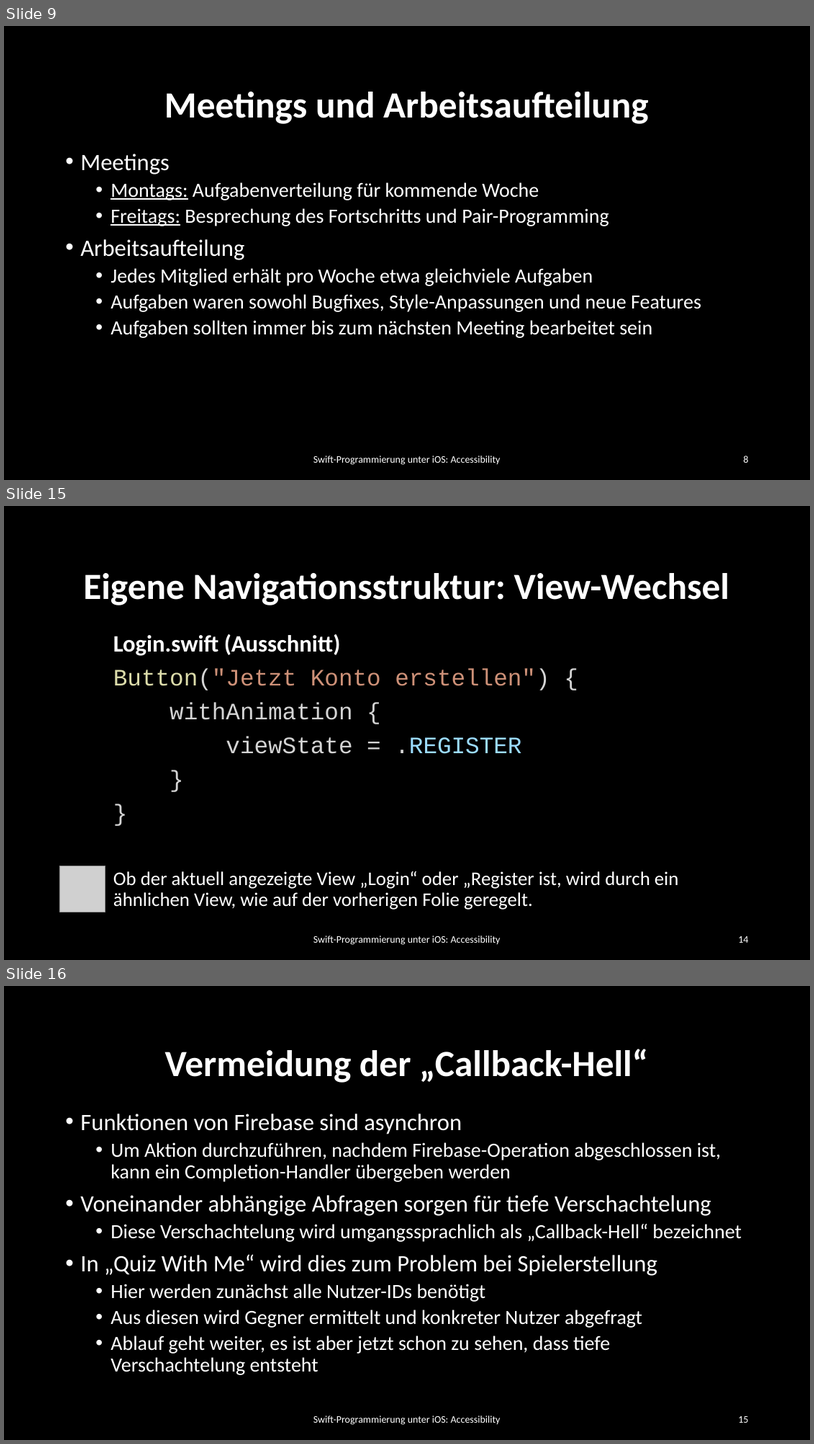
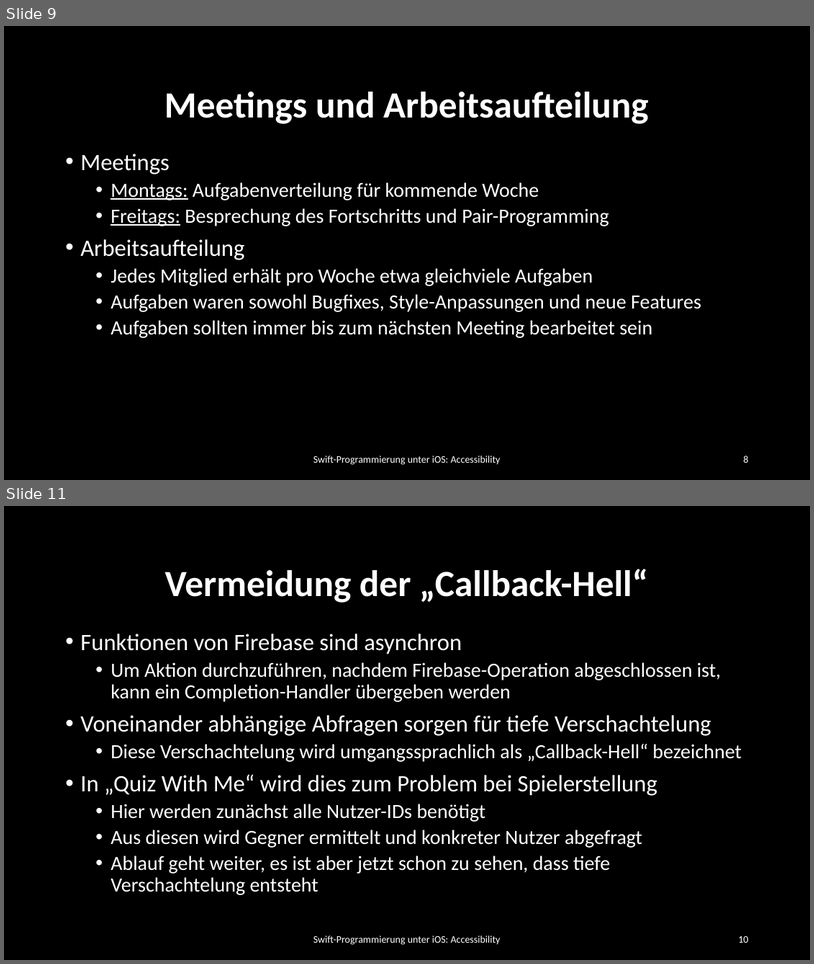
Before and after one commit to dspengler99/Quiz-With-Me, a slide deck: Präsentation/Quiz With Me.pptx. Shown one above the other, each under a label of ours: slides 9, 15 and 16 before the commit, slides 9 and 11 after it; the slides between them are not shown. The pictures are 814x1444 and 814x964 pixels, drawn with LibreOffice and Linux fonts; fonts in the diff are those of the drawing; grey boxes stand for pictures; background and template pictures are left out. Boxes give left, top, right and bottom in pixels: in the first picture for what was removed or moved away, otherwise in the second. Text is boxed around its words. In the diff, an @@ line names an element or a change of style, - is before the commit and + after.

```diff
--- a/Präsentation/Quiz With Me.pptx
+++ b/Präsentation/Quiz With Me.pptx
@@ slide 15 removed at [4,506,810,960], background #000000 @@
@@ title removed at [83,573,730,605] @@
-Eigene Navigationsstruktur: View-Wechsel
@@ text removed at [113,634,679,909] @@
-Login.swift (Ausschnitt)
-Button("Jetzt Konto erstellen") {
-withAnimation {
-viewState = .REGISTER
-}
-}
-Ob der aktuell angezeigte View „Login“ oder „Register ist, wird durch ein ähnlichen View, wie auf der vorherigen Folie geregelt.
@@ picture removed at [59,865,106,911] @@
@@ text removed at [314,935,501,944] @@
-Swift-Programmierung unter iOS: Accessibility
@@ page number removed at [738,936,748,942] @@
-14
@@ what was slide 16 is now slide 11 @@
@@ page number at [738,936,748,942]: text changed @@
-15
+10
```
Also in this commit, not shown: 5 slides changed, 4 other slides removed.
